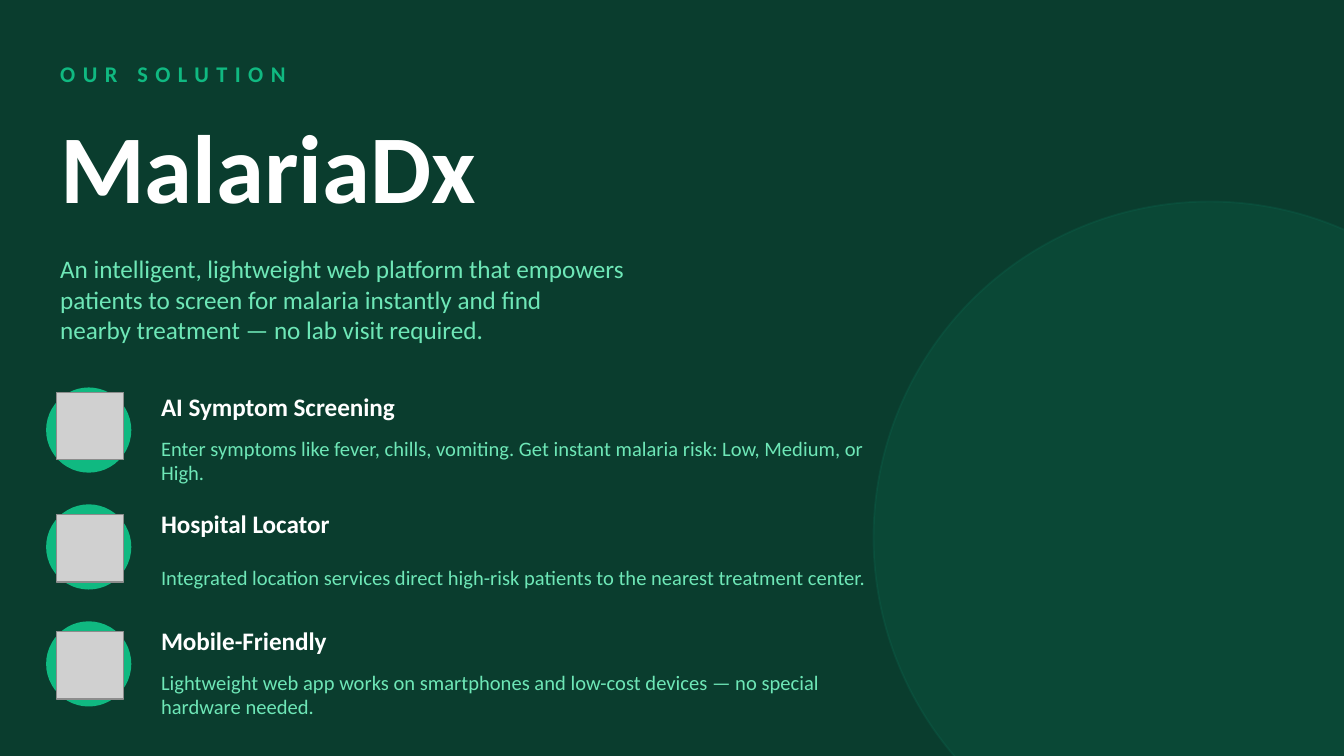
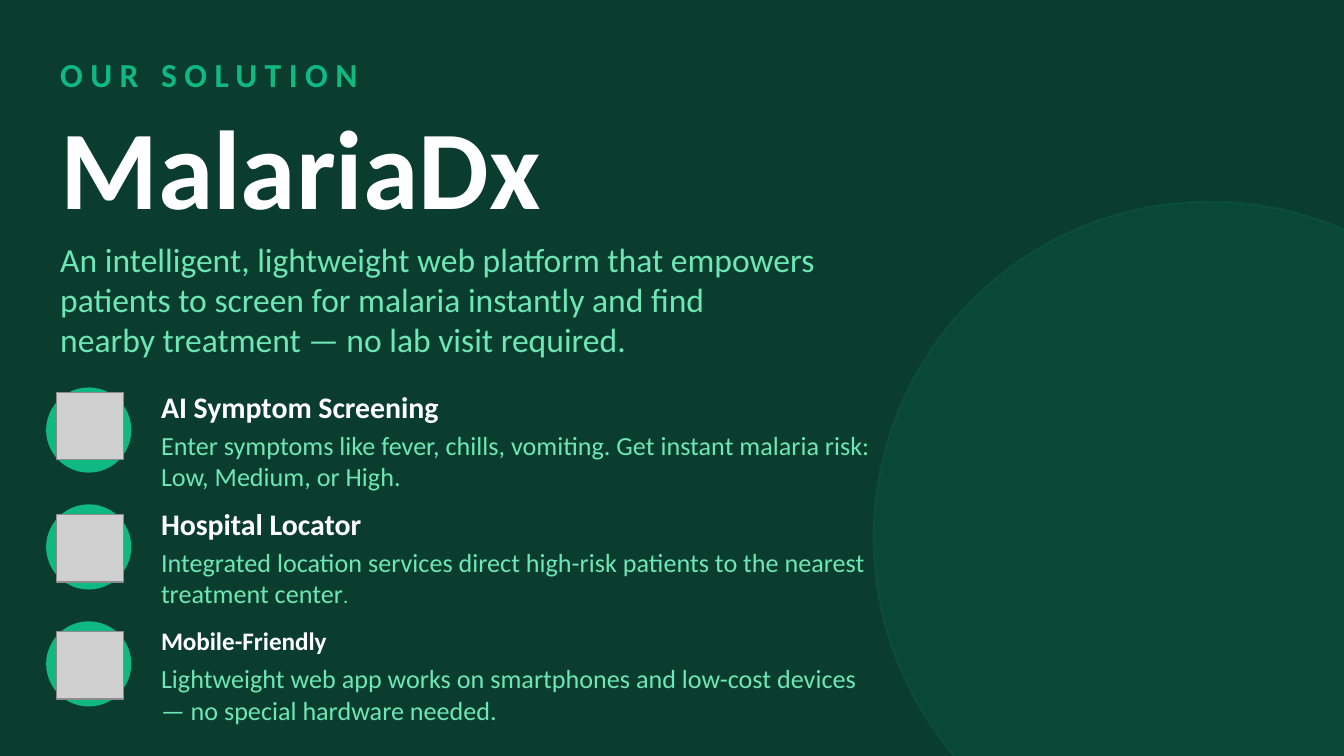
Before and after one commit to Success007T/Malaria-diagnosis-detection, a slide deck: slide 3 of reports and documentations/MalariaDx_Pitch.pptx. Drawn at 1344x756 pixels with LibreOffice and Linux fonts; fonts in the diff are those of the drawing; grey boxes stand for pictures. Boxes give left, top, right and bottom in pixels: in the first picture for what was removed or moved away, otherwise in the second. Text is boxed around its words. In the diff, an @@ line names an element or a change of style, - is before the commit and + after.

```diff
--- a/reports and documentations/MalariaDx_Pitch.pptx
+++ b/reports and documentations/MalariaDx_Pitch.pptx
@@ text "OUR SOLUTION" at (x1=60, y1=65, x2=357, y2=87): size 12 to 18 pt @@
@@ text "MalariaDx" at (x1=60, y1=130, x2=540, y2=210): size 52 to 60 pt @@
@@ text "An intelligent, lightweight web platform ..." at (x1=60, y1=248, x2=814, y2=358): size 13.5 to 18 pt @@
@@ text "AI Symptom Screening" at (x1=161, y1=397, x2=438, y2=423): size 13.5 to 16 pt @@
@@ text "Hospital Locator" at (x1=161, y1=514, x2=361, y2=540): size 13.5 to 16 pt @@
@@ size 11 to 14 pt in 3 elements at (x1=161, y1=437, x2=869, y2=491), (x1=161, y1=554, x2=865, y2=603), (x1=161, y1=670, x2=856, y2=724) @@
```
Also in this commit, not shown: 5 other slides changed, 1 other file.
